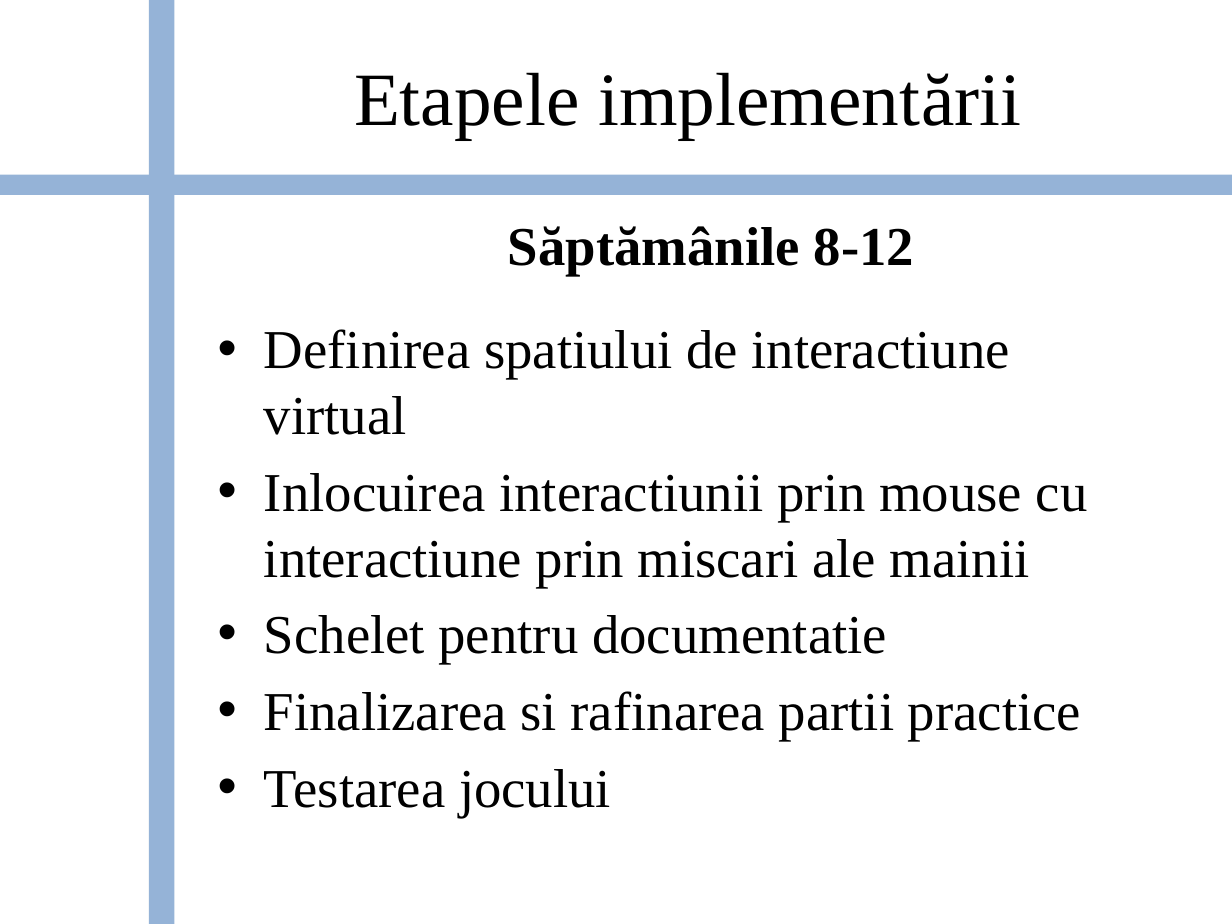
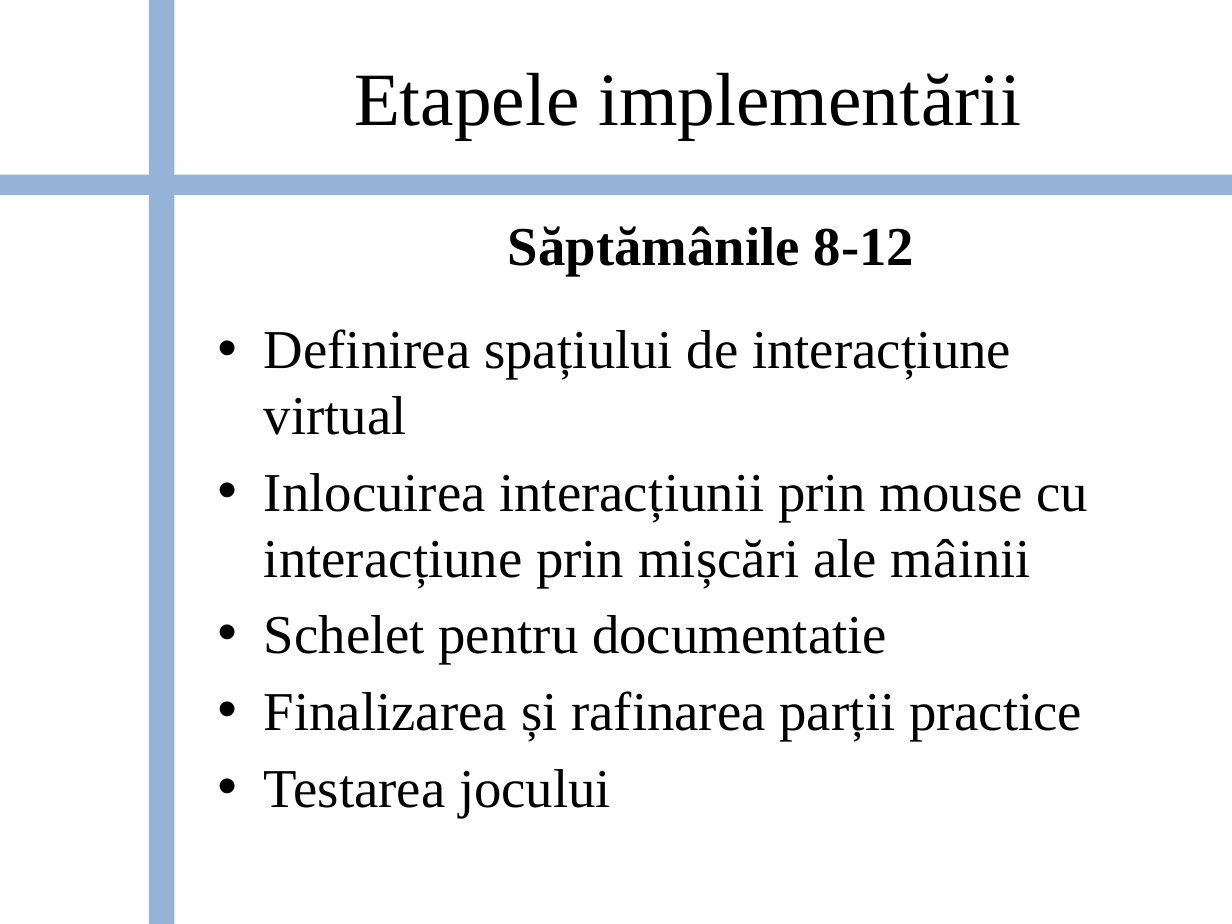
Before and after one commit to bogdanbalau/Unity_3D_Leap, a slide deck: slide 10 of Checkers_Unity_LeapMotion.pptx. Drawn at 1232x924 pixels with LibreOffice and Linux fonts; fonts in the diff are those of the drawing; background and template pictures are left out. Boxes give left, top, right and bottom in pixels: in the first picture for what was removed or moved away, otherwise in the second. Text is boxed around its words. In the diff, an @@ line names an element or a change of style, - is before the commit and + after.

```diff
--- a/Checkers_Unity_LeapMotion.pptx
+++ b/Checkers_Unity_LeapMotion.pptx
@@ text at bbox=[264, 329, 1089, 587]: text changed @@
-• Definirea spatiului de interactiune virtual
-• Inlocuirea interactiunii prin mouse cu interactiune prin miscari ale mainii
+• Definirea spațiului de interacțiune virtual
+• Inlocuirea interacțiunii prin mouse cu interacțiune prin mișcări ale mâinii
@@ text at bbox=[264, 691, 1082, 741]: text changed @@
-• Finalizarea si rafinarea partii practice
+• Finalizarea și rafinarea parții practice
```
Also in this commit, not shown: 10 other slides changed, 1 slide added, 1 other file.
